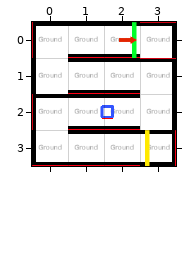
Tiled map -- CassiopeeUnity/Assets/Worlds/Cassiopee/Data/Level3Room1.tmx. Above, as it was before the edit.
Cells are 50x50 px. Shown: x 0..3, y 0..3.
And afterwards:
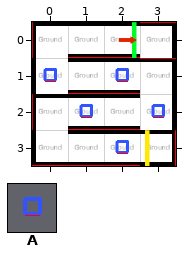
Key: from "Deco": A 6 "object".
Objects are placed by their top-left corner, in cells (3,4 is the top-left corner of cell 3,4); size is 1x1 cell unless given.
Difference:
{"where": "layer \"Floor 0/Objects\""}
{"was": "A \"/TrainingGround/SpiderBo\" at 1.6,2", "now": "A \"/TrainingGround/SpiderBo\" at 3,2"}
{"now": "A \"/TrainingGround/SpiderBo\" at 2,1"}
{"now": "A \"/TrainingGround/SpiderBo\" at 0,1"}
{"now": "A \"/TrainingGround/SpiderBo\" at 1,2"}
{"now": "A \"/TrainingGround/SpiderBo\" at 2,3"}
{"label":"changed","picture_box":[43,68,165,154]}
